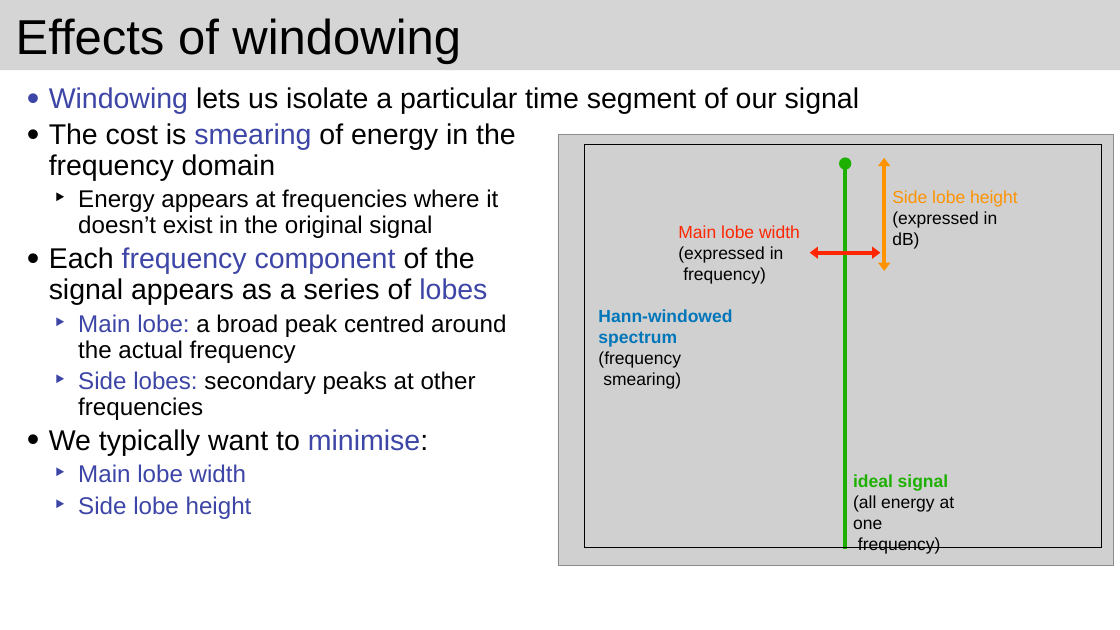
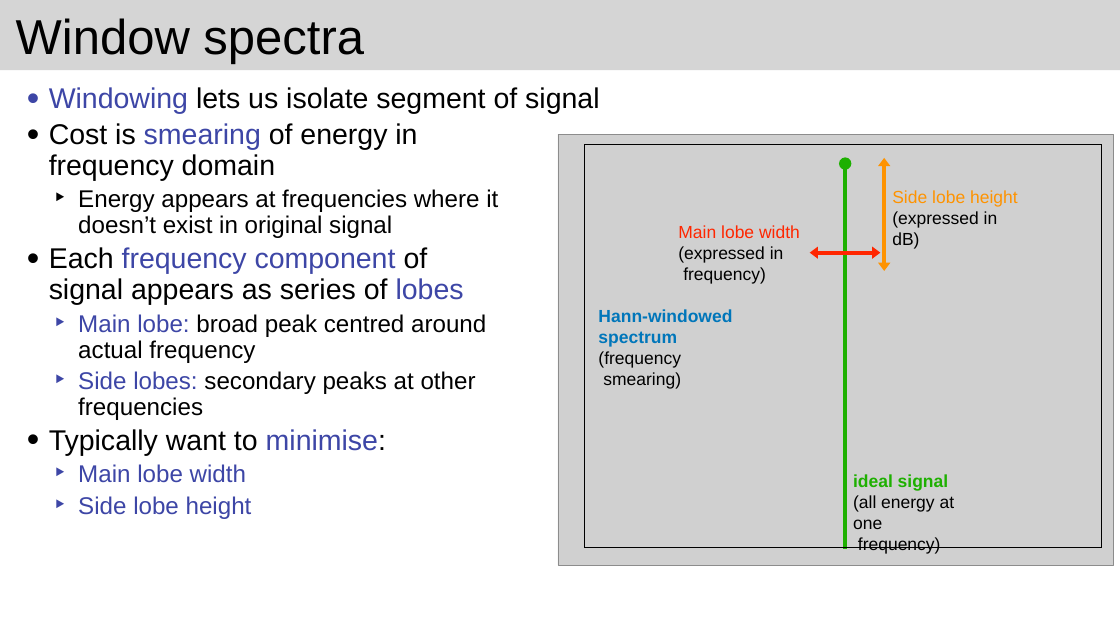
Before and after one commit to joshreiss/Audio-programming-with-VST-and-JUCE, a slide deck: slide 14 of 10 Phase vocoder/Phase vocoder 2.pptx (slide 13 before the commit). Drawn at 1120x630 pixels with LibreOffice and Linux fonts; fonts in the diff are those of the drawing; grey boxes stand for pictures. Boxes give left, top, right and bottom in pixels: in the first picture for what was removed or moved away, otherwise in the second. Text is boxed around its words. In the diff, an @@ line names an element or a change of style, - is before the commit and + after.

```diff
--- a/10 Phase vocoder/Phase vocoder 2.pptx
+++ b/10 Phase vocoder/Phase vocoder 2.pptx
@@ title at <box>16,18,364,64</box>: text changed @@
-Effects of windowing
+Window spectra
@@ text at <box>49,87,599,363</box>: text changed @@
-• Windowing lets us isolate a particular time segment of our signal
-• The cost is smearing of energy in the
-  frequency domain
-  ‣ Energy appears at frequencies where it
-    doesn’t exist in the original signal
-• Each frequency component of the
-  signal appears as a series of lobes
-  ‣ Main lobe: a broad peak centred around
-    the actual frequency
+• Windowing lets us isolate segment of signal
+• Cost is smearing of energy in
+  frequency domain
+  ‣ Energy appears at frequencies where it
+    doesn’t exist in original signal
+• Each frequency component of
+  signal appears as series of lobes
+  ‣ Main lobe: broad peak centred around
+    actual frequency
@@ text at <box>49,429,386,456</box>: text changed @@
-• We typically want to minimise:
+• Typically want to minimise:
```
Also in this commit, not shown: 9 other slides changed, 2 slides added, 3 slides removed, 47 other files.
